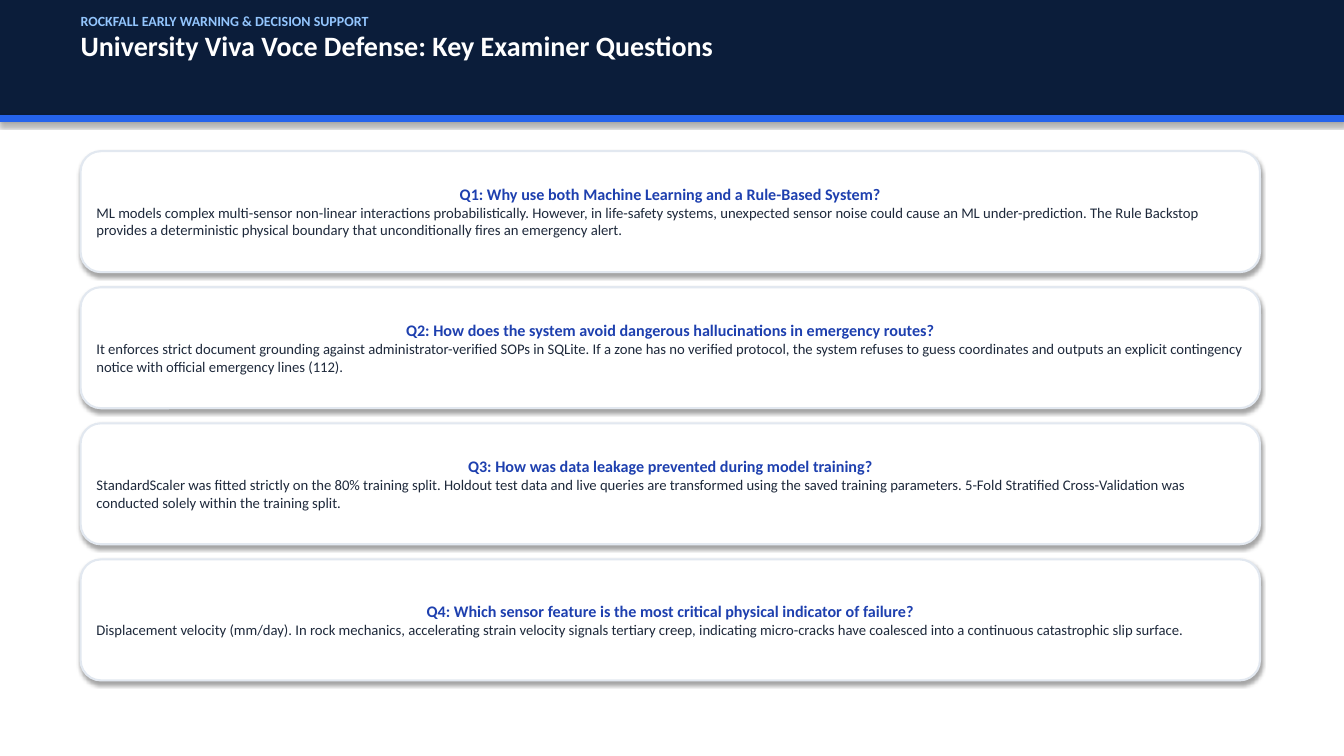
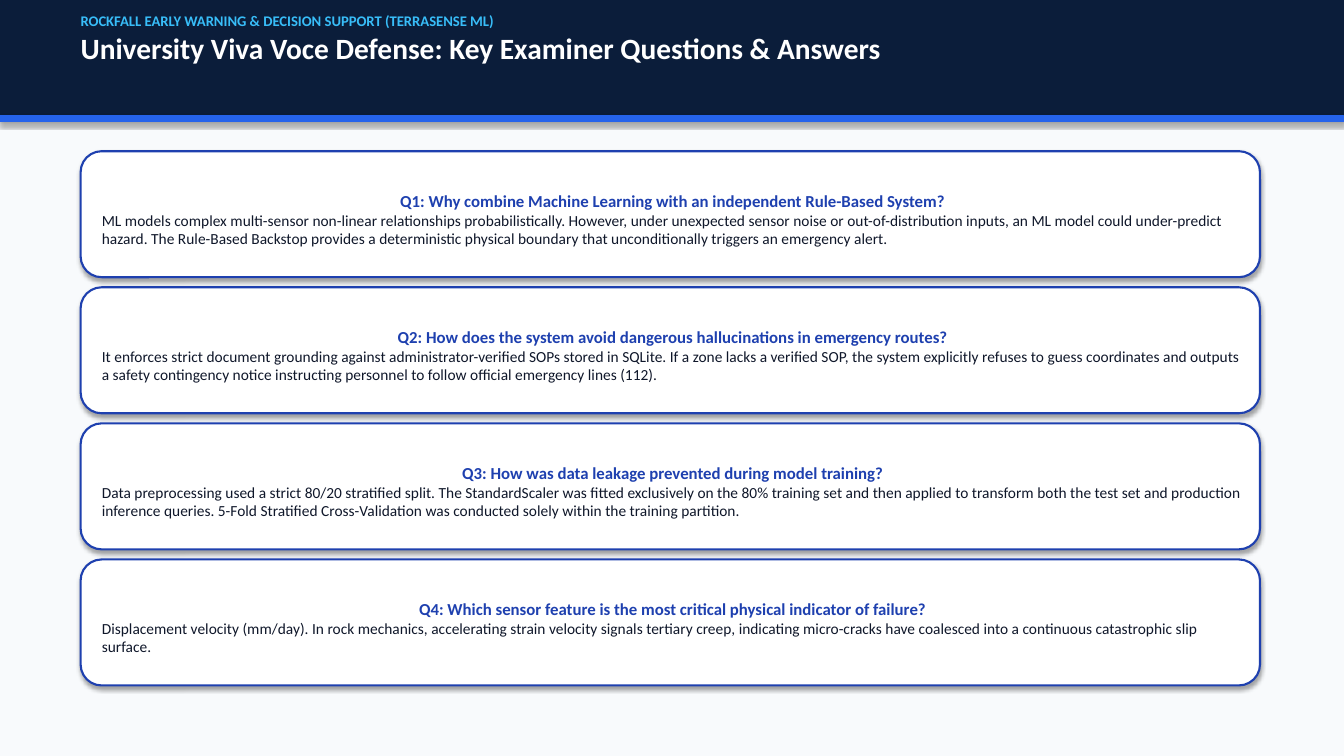
Before and after one commit to ShahidNurpasha/TerraSense-ML-Rockfall-Detection, a slide deck: slide 15 of ROCKFALL_EARLY_WARNING_PRESENTATION.pptx (slide 13 before the commit). Drawn at 1344x756 pixels with LibreOffice and Linux fonts; fonts in the diff are those of the drawing. Boxes give left, top, right and bottom in pixels: in the first picture for what was removed or moved away, otherwise in the second. Text is boxed around its words. In the diff, an @@ line names an element or a change of style, - is before the commit and + after.

```diff
--- a/ROCKFALL_EARLY_WARNING_PRESENTATION.pptx
+++ b/ROCKFALL_EARLY_WARNING_PRESENTATION.pptx
@@ rectangle added at box(0, 0, 1344, 756), fill #F8FAFC, outline #F8FAFC 0.75 pt @@
@@ text at box(81, 15, 880, 64): text changed; size 20 to 21 pt @@
-ROCKFALL EARLY WARNING & DECISION SUPPORT
-University Viva Voce Defense: Key Examiner Questions
+ROCKFALL EARLY WARNING & DECISION SUPPORT (TERRASENSE ML)
+University Viva Voce Defense: Key Examiner Questions & Answers
@@ rounded rectangle "Q1: Why combine Machine Learning ...": place and size @@
-rounded rectangle "Q1: Why combine Machine Learning ..." at box(81, 151, 1260, 272)
+rounded rectangle "Q1: Why combine Machine Learning ..." at box(81, 151, 1260, 277)
@@ text in rounded rectangle at box(102, 195, 1222, 247): text changed; size 10.5 to 11 pt; text colour #1E293B to #0F172A @@
-Q1: Why use both Machine Learning and a Rule-Based System?
-ML models complex multi-sensor non-linear interactions probabilistically. However, in life-safety systems, unexpected sensor noise could cause an ML under-prediction. The Rule Backstop provides a deterministic physical boundary that unconditionally fires an emergency alert.
+Q1: Why combine Machine Learning with an independent Rule-Based System?
+ML models complex multi-sensor non-linear relationships probabilistically. However, under unexpected sensor noise or out-of-distribution inputs, an ML model could under-predict hazard. The Rule-Based Backstop provides a deterministic physical boundary that unconditionally triggers an emergency alert.
@@ rounded rectangle "Q2: How does the system ...": place and size @@
-rounded rectangle "Q2: How does the system ..." at box(81, 287, 1260, 408)
+rounded rectangle "Q2: How does the system ..." at box(81, 287, 1260, 413)
@@ text in rounded rectangle at box(102, 351, 1239, 383): text changed; size 10.5 to 11 pt; text colour #1E293B to #0F172A @@
-It enforces strict document grounding against administrator-verified SOPs in SQLite. If a zone has no verified protocol, the system refuses to guess coordinates and outputs an explicit contingency notice with official emergency lines (112).
+It enforces strict document grounding against administrator-verified SOPs stored in SQLite. If a zone lacks a verified SOP, the system explicitly refuses to guess coordinates and outputs a safety contingency notice instructing personnel to follow official emergency lines (112).
@@ text in rounded rectangle at box(398, 331, 947, 346): size 11.5 to 12 pt in "Q2: How does the system avoid dangerous ..." @@
@@ outline #E2E8F0 1.5 pt to #1E40AF 1.5 pt in 3 elements at box(81, 287, 1260, 413), box(81, 151, 1260, 277), box(81, 423, 1260, 549) @@
@@ rounded rectangle "Q3: How was data leakage ...": place and size @@
-rounded rectangle "Q3: How was data leakage ..." at box(81, 423, 1260, 544)
+rounded rectangle "Q3: How was data leakage ..." at box(81, 423, 1260, 549)
@@ text in rounded rectangle at box(462, 467, 883, 482): size 11.5 to 12 pt in "Q3: How was data leakage prevented during ..." @@
@@ text in rounded rectangle at box(102, 487, 1240, 519): text changed; size 10.5 to 11 pt; text colour #1E293B to #0F172A @@
-StandardScaler was fitted strictly on the 80% training split. Holdout test data and live queries are transformed using the saved training parameters. 5-Fold Stratified Cross-Validation was conducted solely within the training split.
+Data preprocessing used a strict 80/20 stratified split. The StandardScaler was fitted exclusively on the 80% training set and then applied to transform both the test set and production inference queries. 5-Fold Stratified Cross-Validation was conducted solely within the training partition.
@@ rounded rectangle "Q4: Which sensor feature is ...": place and size @@
-rounded rectangle "Q4: Which sensor feature is ..." at box(81, 560, 1260, 681)
+rounded rectangle "Q4: Which sensor feature is ..." at box(81, 560, 1260, 686)
@@ rounded rectangle "Q4: Which sensor feature is ..." at box(81, 560, 1260, 686): size 11.5 to 12 pt in "Q4: Which sensor feature is the most ..."; size 10.5 to 11 pt, text colour #1E293B to #0F172A in "Displacement velocity (mm/day). In rock mechanics, accelerat ..."; outline #E2E8F0 1.5 pt to #1E40AF 1.5 pt @@
```
Also in this commit, not shown: 6 other slides changed, 9 slides added, 7 slides removed, 6 other files.
